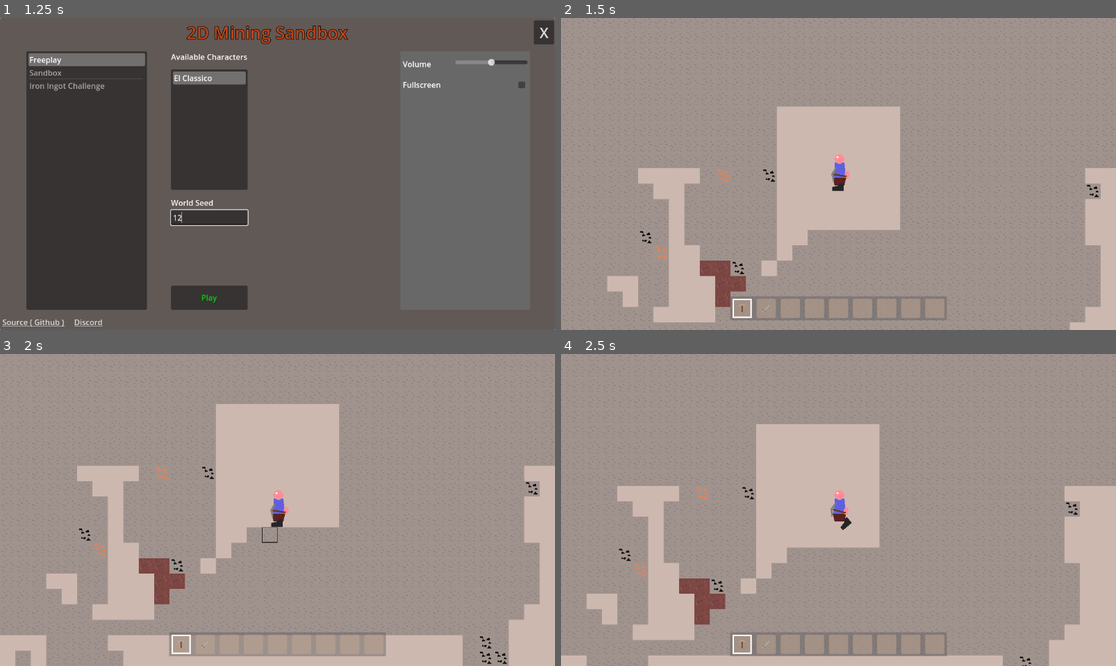
Above: before the commit, frames 1-4 (two rows, left to right).
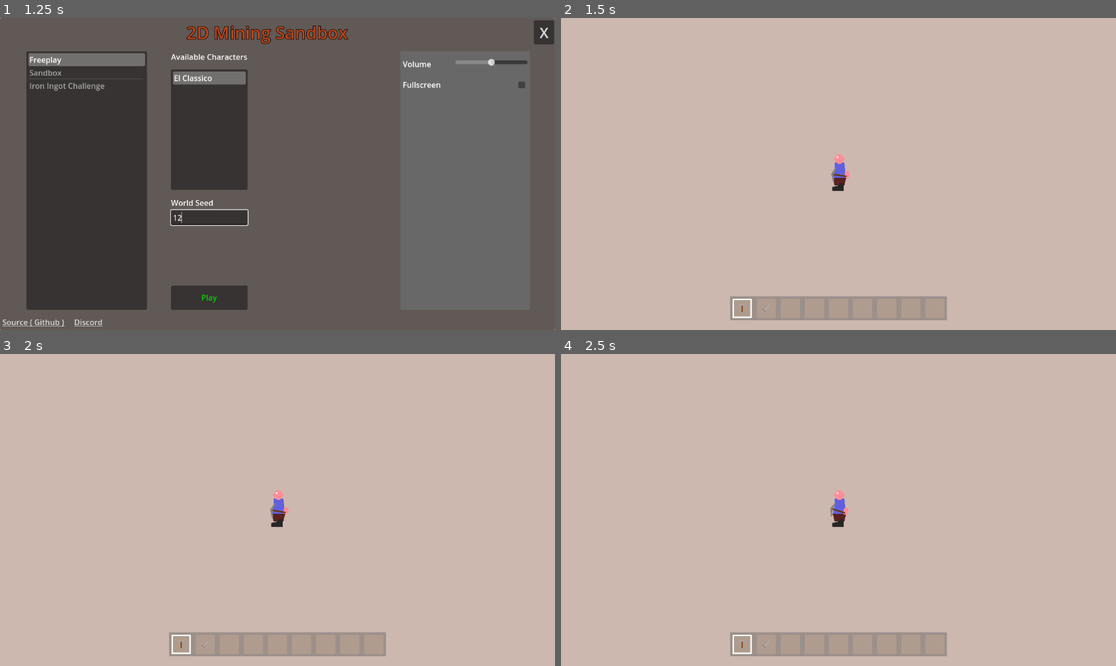
Above: after the commit, the same moments.

Repository: Griiimon/2D-Mining-Sandbox
Game: Godot game, scene res://game/startup.tscn
Two runs of this game, one before a commit and one after it. Both use one fixed random seed, a clock stepped at 60 frames per second and the inputs below. The engine's default icon, where the game draws it, is replaced by a stand-in: a white triangle on a blue panel in a dark square.
Inputs (mouse positions are in pixels of both pictures, inside the frame that each line leads up to):
- Up to frame 1 (1.25 s): click (210, 217) at 0.52 s; type "12" at 0.6 s
- Up to frame 2 (1.5 s): click "Play" at 1.25 s
- Up to frame 3 (2 s): no input
- Up to frame 4 (2.5 s): tap Enter at 2 s; move the mouse to (744, 644) at 2.02 s; hold D (right) from 2.03 s (still down); click (744, 644) at 2.1 s; tap Up (jump) at 2.27 s

Frame 1 is identical in both runs. In frame 2, 83% of the frame differs, in the area x 0-100%, y 0-100%; in frame 3, 77%; in frame 4, 78%.
Error after the commit: Parse Error: Too many arguments for "initialize()" call. Expected at most 0 but received 1. (res://game/world/terrain)

Commit message:
add height noise

Diff:
--- a/game/world/terrain generator/terrain_generator.gd
+++ b/game/world/terrain generator/terrain_generator.gd
@@ -2,12 +2,14 @@
 extends Resource
 
 @export var instructions: Array[TerrainGeneratorInstruction]
+@export var height_noise: FastNoiseLite
+@export var height_scale: float= 10.0
 
 
 
 func initialize():
 	for instruction in instructions:
-		instruction.initialize()
+		instruction.initialize(self)
 
 
 func get_block_id(pos: Vector2i)-> int:
@@ -19,3 +21,8 @@
 
 	if not block or block.is_air: return -1
 	return DataManager.get_block_id(block)
+
+
+func get_height(x: int)-> int:
+	if not height_noise: return 999999
+	return height_noise.get_noise_1d(x) * height_scale
